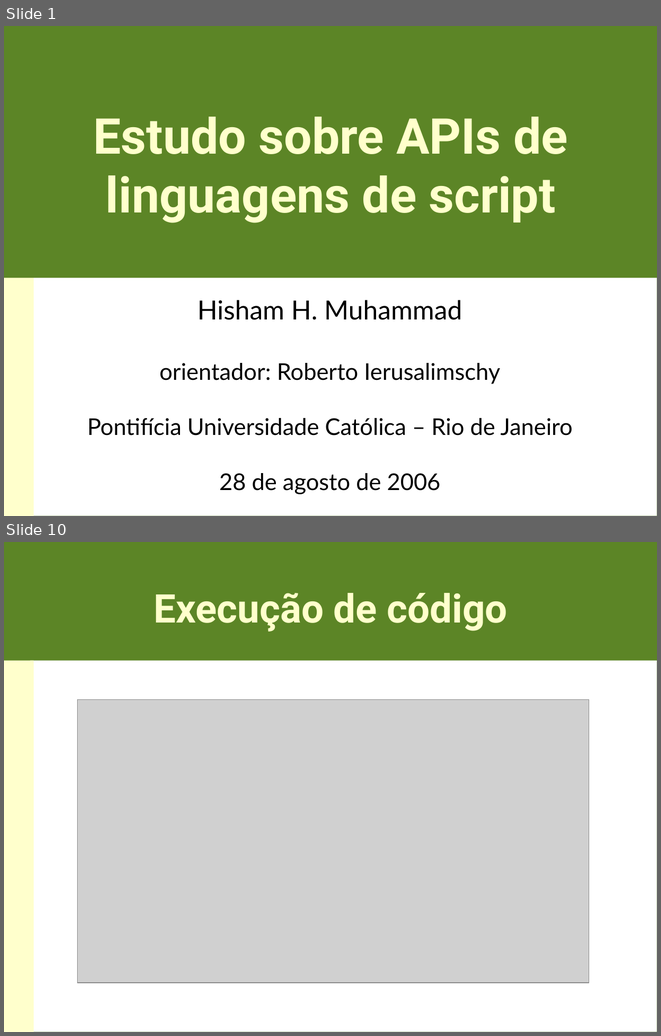
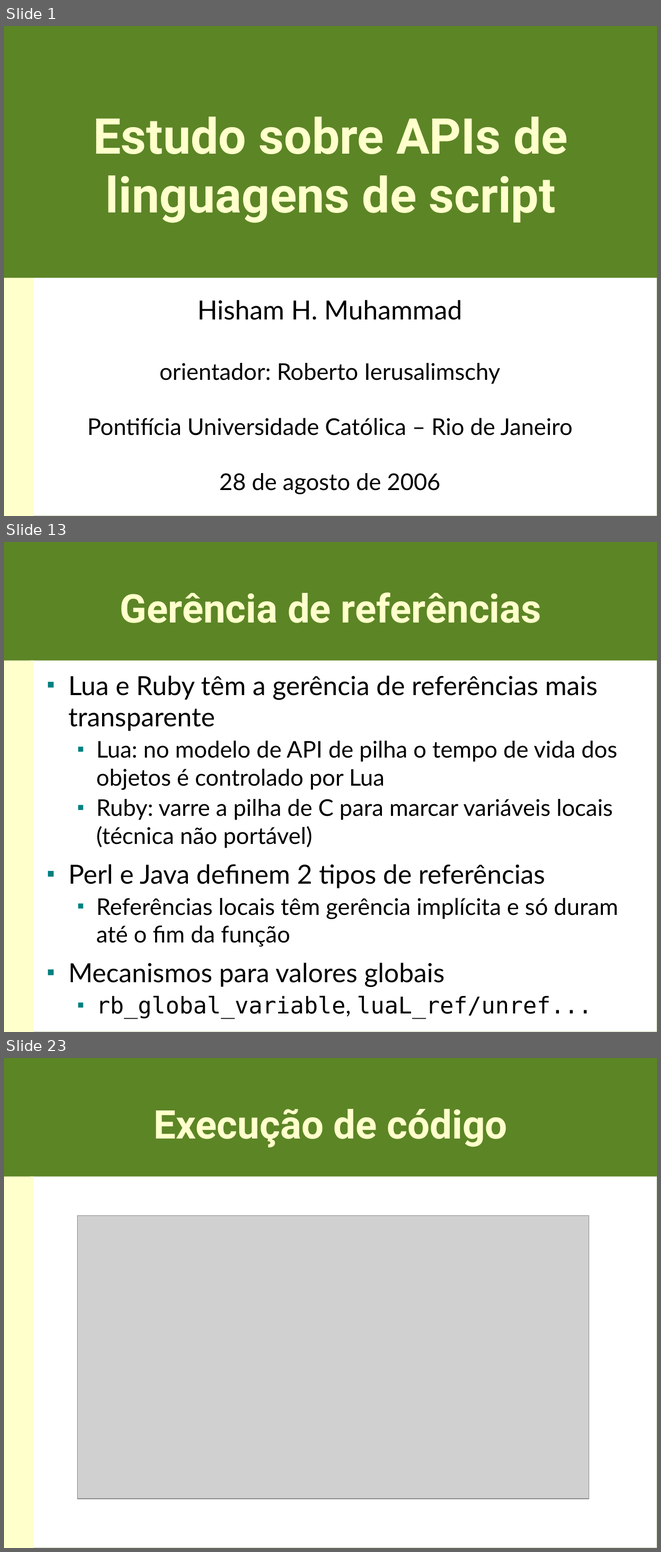
Before and after one commit to hishamhm/libscript, a slide deck: doc/apresentacao.odp. Shown one above the other, each under a label of ours: slides 1 and 10 before the commit, slides 1, 13 and 23 after it; the slides between them are not shown. The pictures are 661x1036 and 661x1552 pixels, drawn with LibreOffice and Linux fonts; fonts in the diff are those of the drawing; grey boxes stand for pictures. Boxes give left, top, right and bottom in pixels: in the first picture for what was removed or moved away, otherwise in the second. Text is boxed around its words. In the diff, an @@ line names an element or a change of style, - is before the commit and + after.

```diff
--- a/doc/apresentacao.odp
+++ b/doc/apresentacao.odp
@@ slide 13 added at [4,542,657,1032], background #5C8526; not listed: 2 template elements that a slide beside it also shows @@
@@ title added at [120,592,541,623], 48 pt, text #FFFFCC, bold @@
+Gerência de referências
@@ text added at [68,676,618,1020], 28 pt, text #000000 @@
+■ Lua e Ruby têm a gerência de referências mais transparente
+  ■ Lua: no modelo de API de pilha o tempo de vida dos objetos é controlado por Lua
+  ■ Ruby: varre a pilha de C para marcar variáveis locais (técnica não portável)
+■ Perl e Java definem 2 tipos de referências
+  ■ Referências locais têm gerência implícita e só duram até o fim da função
+■ Mecanismos para valores globais
+  ■ rb_global_variable, luaL_ref/unref...
@@ what was slide 10 is now slide 23 @@
```
Also in this commit, not shown: 6 slides changed, 21 other slides added, 2 slides removed, 1 other file.
